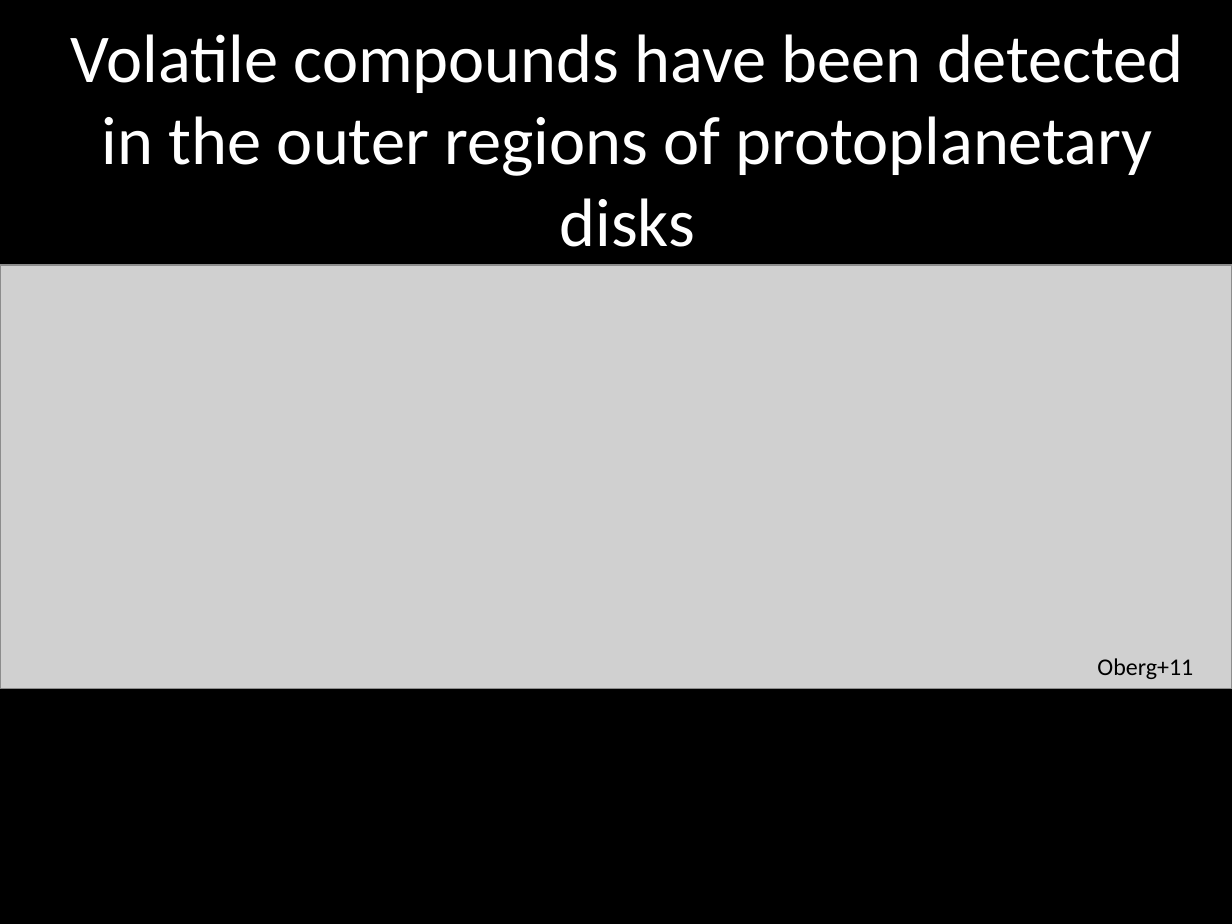
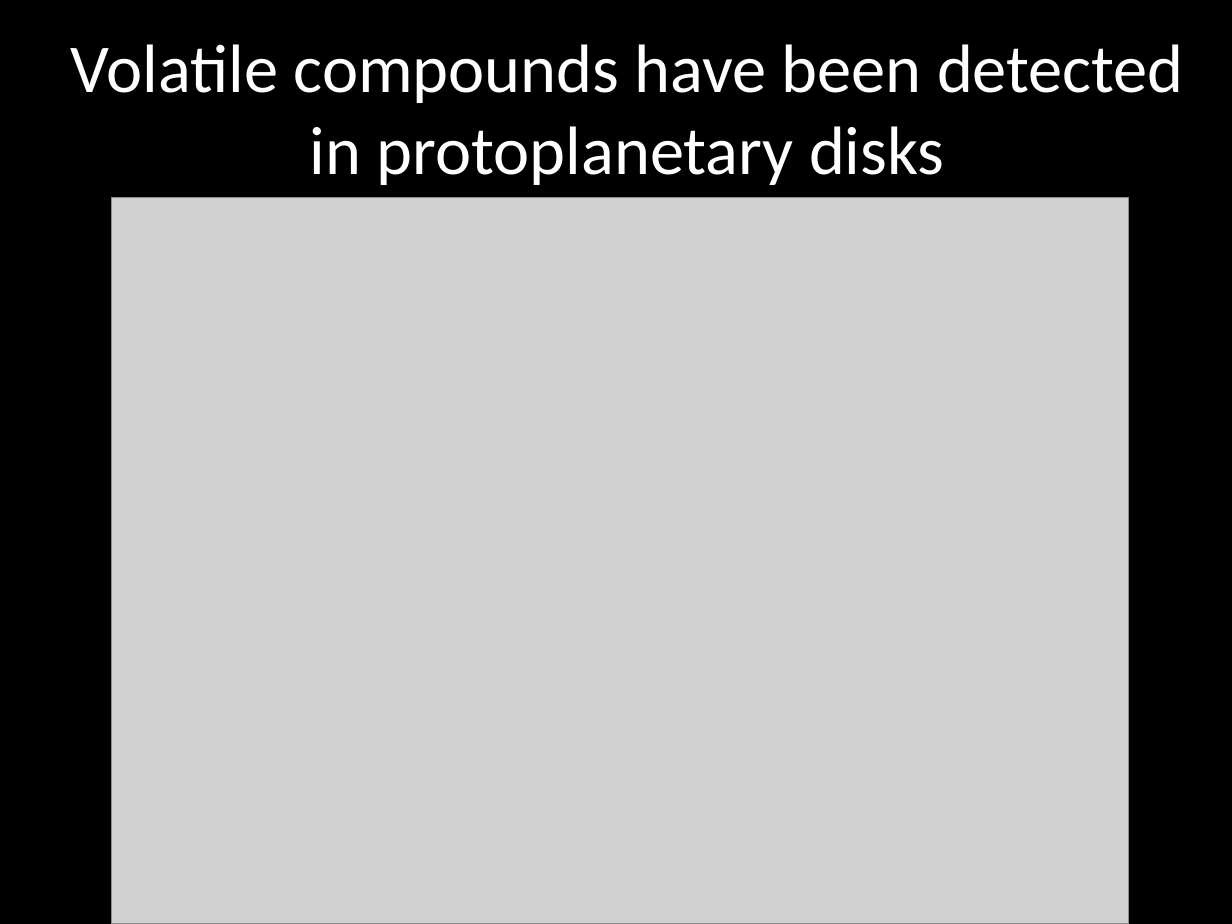
Before and after one commit to apiso/Thesis, a slide deck: slide 33 of slides/CIPS_talk.pptx. Drawn at 1232x924 pixels with LibreOffice and Linux fonts; fonts in the diff are those of the drawing; grey boxes stand for pictures. Boxes give left, top, right and bottom in pixels: in the first picture for what was removed or moved away, otherwise in the second. Text is boxed around its words. In the diff, an @@ line names an element or a change of style, - is before the commit and + after.

```diff
--- a/slides/CIPS_talk.pptx
+++ b/slides/CIPS_talk.pptx
@@ title at [71, 44, 1184, 185]: text changed @@
-Volatile compounds have been detected in the outer regions of protoplanetary disks
+Volatile compounds have been detected in protoplanetary disks
@@ picture: place and size @@
-picture at [0, 265, 1232, 689]
+picture at [112, 197, 1130, 924]
```
Also in this commit, not shown: 3 other slides changed, 5 slides added, 5 other files.
